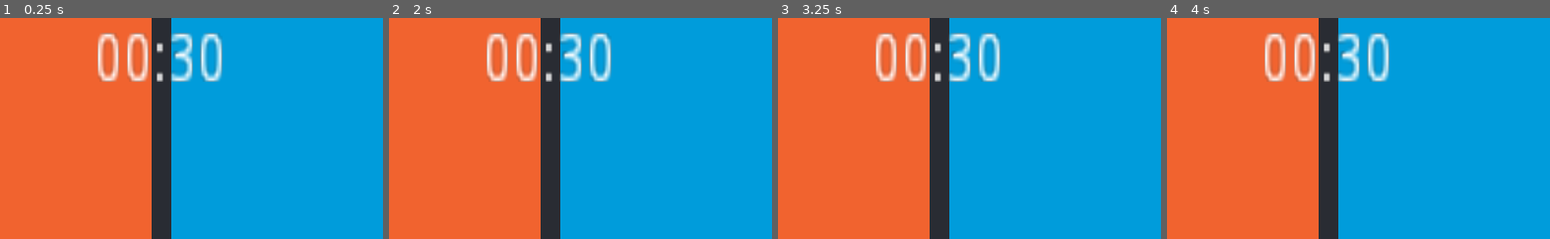
Above: before the commit, frames 1-4 (left to right).
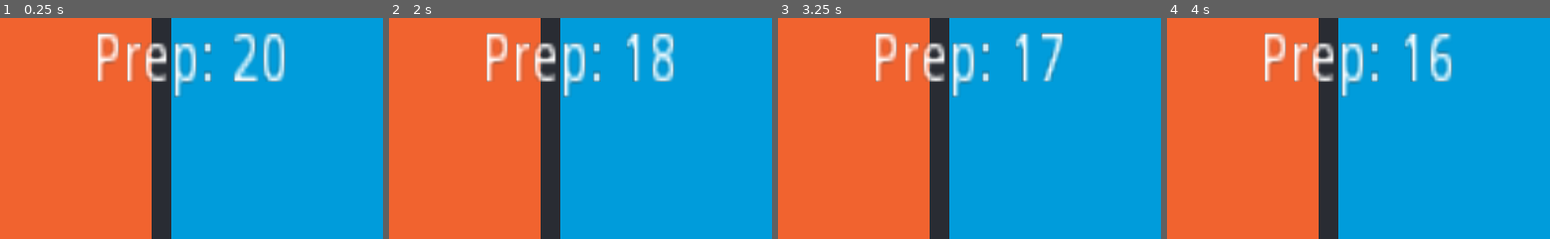
Above: after the commit, the same moments.

Repository: bitten-sweet-studio/paper-duel
Game: Godot game, scene res://arenas/arena_full.tscn
The game is run twice, just before and just after one commit, with the same random seed, the same clock (stepped at 60 frames per second) and the same inputs. The engine's default icon, where the game draws it, is replaced by a stand-in: a white triangle on a blue panel in a dark square.
Inputs:
- Up to frame 1 (0.25 s): no input
- Up to frame 2 (2 s): tap Enter at 0.5 s; tap Space at 1.25 s
- Up to frame 3 (3.25 s): tap Enter at 2.75 s
- Up to frame 4 (4 s): tap Space at 3.5 s
The pictures show only the part of the screen within x 28-78%, y 0-50%; the shares and areas given below are measured in that part.

The runs differ from the first frame. In frame 1, 6.3% of the frame differs, in the area x 25-75%, y 6-36%; in frame 2, 6.1%; in frame 3, 5.6%; in frame 4, 5.9%.
Error before the commit: Attempt to call function 'start' in base 'null instance' on a null instance. (res://scripts/periods/prep_time.gd:11)

Commit message:
feat: basic match state machine

Diff:
--- a/game/arenas/arena_full.tscn
+++ b/game/arenas/arena_full.tscn
@@ -8,30 +8,35 @@
 [ext_resource path="res://scripts/arena_full.gd" type="Script" id=6]
 [ext_resource path="res://player/right_player_input_definition.tres" type="Resource" id=7]
 [ext_resource path="res://player/left_player_input_definition.tres" type="Resource" id=8]
-[ext_resource path="res://scripts/periods/period_manager.gd" type="Script" id=10]
-[ext_resource path="res://scripts/periods/fight_time.gd" type="Script" id=11]
-[ext_resource path="res://scripts/periods/prep_time.gd" type="Script" id=13]
+[ext_resource path="res://scripts/match/match_state_machine.gd" type="Script" id=10]
+[ext_resource path="res://scripts/match/match_fighting_state.gd" type="Script" id=11]
+[ext_resource path="res://scripts/match/match_prep_state.gd" type="Script" id=13]
 
 [node name="arena_full" type="Node2D"]
 script = ExtResource( 6 )
-card_timer_path = NodePath("period_manager/prep_time/prep_timer")
+card_timer_path = NodePath("match/prep_state/prep_timer")
 weapon_attachment_timer_path = NodePath("")
 player_scene = ExtResource( 5 )
 
-[node name="period_manager" type="Node" parent="."]
+[node name="match" type="Node" parent="."]
 script = ExtResource( 10 )
 
-[node name="prep_time" type="Node" parent="period_manager"]
+[node name="prep_state" type="Node" parent="match"]
 script = ExtResource( 13 )
+label_path = NodePath("../../time_label")
+timer_path = NodePath("prep_timer")
 
-[node name="prep_timer" type="Timer" parent="period_manager/prep_time"]
-wait_time = 3.0
+[node name="prep_timer" type="Timer" parent="match/prep_state"]
+wait_time = 20.0
 one_shot = true
 
-[node name="fight_time" type="Node" parent="period_manager"]
+[node name="fighting_state" type="Node" parent="match"]
 script = ExtResource( 11 )
+label_path = NodePath("../../time_label")
+timer_path = NodePath("fighting_timer")
 
-[node name="fight_timer" type="Timer" parent="period_manager/fight_time"]
+[node name="fighting_timer" type="Timer" parent="match/fighting_state"]
+wait_time = 60.0
 one_shot = true
 
 [node name="Camera2D" type="Camera2D" parent="."]
@@ -91,5 +96,5 @@
 rect_scale = Vector2( 8.99015, 12.0935 )
 text = "00:30"
 
-[connection signal="timeout" from="period_manager/prep_time/prep_timer" to="period_manager/prep_time" method="_on_prep_timer_timeout"]
-[connection signal="timeout" from="period_manager/fight_time/fight_timer" to="period_manager/fight_time" method="_on_fight_timer_timeout"]
+[connection signal="timeout" from="match/prep_state/prep_timer" to="match/prep_state" method="_on_prep_timer_timeout"]
+[connection signal="timeout" from="match/fighting_state/fighting_timer" to="match/fighting_state" method="_on_fight_timer_timeout"]
--- /dev/null
+++ b/game/match/match_timer.tres
@@ -0,0 +1,7 @@
+[gd_resource type="Resource" load_steps=2 format=2]
+
+[ext_resource path="res://scripts/util/string_res.gd" type="Script" id=1]
+
+[resource]
+script = ExtResource( 1 )
+value = ""
--- a/game/player/player.tscn
+++ b/game/player/player.tscn
@@ -3,10 +3,10 @@
 [ext_resource path="res://scripts/player/player.gd" type="Script" id=1]
 [ext_resource path="res://util/textures/icon.png" type="Texture" id=2]
 [ext_resource path="res://scripts/player/player_movement.gd" type="Script" id=3]
-[ext_resource path="res://scripts/periods/weapon_attachment_state.gd" type="Script" id=4]
-[ext_resource path="res://scripts/periods/card_selection_state.gd" type="Script" id=5]
-[ext_resource path="res://scripts/player/fighting_state.gd" type="Script" id=6]
-[ext_resource path="res://scripts/player/player_state_machine.gd" type="Script" id=7]
+[ext_resource path="res://scripts/player/state_machine/player_weapon_attachment_state.gd" type="Script" id=4]
+[ext_resource path="res://scripts/player/state_machine/player_card_selection_state.gd" type="Script" id=5]
+[ext_resource path="res://scripts/player/state_machine/player_fighting_state.gd" type="Script" id=6]
+[ext_resource path="res://scripts/player/state_machine/player_state_machine.gd" type="Script" id=7]
 
 [sub_resource type="RectangleShape2D" id=2]
 extents = Vector2( 32, 32 )
--- a/game/player/right_player_input_definition.tres
+++ b/game/player/right_player_input_definition.tres
@@ -4,9 +4,9 @@
 
 [resource]
 script = ExtResource( 1 )
-left_input = "arrow_left"
-right_input = "arrow_right"
-up_input = "arrow_up"
-down_input = "arrow_down"
-interact = "arrow_interact"
-cancel = "arrow_cancel"
+left_input = "arrows_left"
+right_input = "arrows_right"
+up_input = "arrows_up"
+down_input = "arrows_down"
+interact = "arrows_interact"
+cancel = "arrows_cancel"
--- a/game/project.godot
+++ b/game/project.godot
@@ -9,6 +9,26 @@
 config_version=4
 
 _global_script_classes=[ {
+"base": "Node",
+"class": "Bullet",
+"language": "GDScript",
+"path": "res://scripts/weapon_system/bullet.gd"
+}, {
+"base": "Resource",
+"class": "BulletDefinition",
+"language": "GDScript",
+"path": "res://scripts/weapon_system/bullet_definition.gd"
+}, {
+"base": "Node",
+"class": "BulletTrait",
+"language": "GDScript",
+"path": "res://scripts/weapon_system/bullet_trait.gd"
+}, {
+"base": "Node",
+"class": "MatchStateMachine",
+"language": "GDScript",
+"path": "res://scripts/match/match_state_machine.gd"
+}, {
 "base": "Resource",
 "class": "MovementInputDefinition",
 "language": "GDScript",
@@ -23,11 +43,57 @@
 "class": "PlayerMovement",
 "language": "GDScript",
 "path": "res://scripts/player/player_movement.gd"
+}, {
+"base": "Node",
+"class": "StateMachine",
+"language": "GDScript",
+"path": "res://scripts/state_machine/state_machine.gd"
+}, {
+"base": "Resource",
+"class": "StringRes",
+"language": "GDScript",
+"path": "res://scripts/util/string_res.gd"
+}, {
+"base": "Node",
+"class": "Weapon",
+"language": "GDScript",
+"path": "res://scripts/weapon_system/weapon.gd"
+}, {
+"base": "Resource",
+"class": "WeaponDefinition",
+"language": "GDScript",
+"path": "res://scripts/weapon_system/weapon_definition.gd"
+}, {
+"base": "Node",
+"class": "WeaponSystem",
+"language": "GDScript",
+"path": "res://scripts/weapon_system/weapon_system.gd"
+}, {
+"base": "Resource",
+"class": "WeaponTrait",
+"language": "GDScript",
+"path": "res://scripts/weapon_system/weapon_trait.gd"
+}, {
+"base": "Node",
+"class": "WeaponUser",
+"language": "GDScript",
+"path": "res://scripts/weapon_system/weapon_user.gd"
 } ]
 _global_script_class_icons={
+"Bullet": "",
+"BulletDefinition": "",
+"BulletTrait": "",
+"MatchStateMachine": "",
 "MovementInputDefinition": "",
 "Player": "",
-"PlayerMovement": ""
+"PlayerMovement": "",
+"StateMachine": "",
+"StringRes": "",
+"Weapon": "",
+"WeaponDefinition": "",
+"WeaponSystem": "",
+"WeaponTrait": "",
+"WeaponUser": ""
 }
 
 [application]
@@ -41,6 +107,7 @@
 
 window/size/width=1920
 window/size/height=1080
+window/size/resizable=false
 window/stretch/mode="2d"
 
 [gui]
@@ -69,31 +136,6 @@
 "events": [ Object(InputEventKey,"resource_local_to_scene":false,"resource_name":"","device":0,"alt":false,"shift":false,"control":false,"meta":false,"command":false,"pressed":false,"scancode":68,"physical_scancode":0,"unicode":0,"echo":false,"script":null)
  ]
 }
-interact={
-"deadzone": 0.5,
-"events": [ Object(InputEventKey,"resource_local_to_scene":false,"resource_name":"","device":0,"alt":false,"shift":false,"control":false,"meta":false,"command":false,"pressed":false,"scancode":69,"physical_scancode":0,"unicode":0,"echo":false,"script":null)
- ]
-}
-arrow_left={
-"deadzone": 0.5,
-"events": [ Object(InputEventKey,"resource_local_to_scene":false,"resource_name":"","device":0,"alt":false,"shift":false,"control":false,"meta":false,"command":false,"pressed":false,"scancode":16777231,"physical_scancode":0,"unicode":0,"echo":false,"script":null)
- ]
-}
-arrow_right={
-"deadzone": 0.5,
-"events": [ Object(InputEventKey,"resource_local_to_scene":false,"resource_name":"","device":0,"alt":false,"shift":false,"control":false,"meta":false,"command":false,"pressed":false,"scancode":16777233,"physical_scancode":0,"unicode":0,"echo":false,"script":null)
- ]
-}
-arrow_up={
-"deadzone": 0.5,
-"events": [ Object(InputEventKey,"resource_local_to_scene":false,"resource_name":"","device":0,"alt":false,"shift":false,"control":false,"meta":false,"command":false,"pressed":false,"scancode":16777232,"physical_scancode":0,"unicode":0,"echo":false,"script":null)
- ]
-}
-arrow_down={
-"deadzone": 0.5,
-"events": [ Object(InputEventKey,"resource_local_to_scene":false,"resource_name":"","device":0,"alt":false,"shift":false,"control":false,"meta":false,"command":false,"pressed":false,"scancode":16777234,"physical_scancode":0,"unicode":0,"echo":false,"script":null)
- ]
-}
 wasd_interact={
 "deadzone": 0.5,
 "events": [ Object(InputEventKey,"resource_local_to_scene":false,"resource_name":"","device":0,"alt":false,"shift":false,"control":false,"meta":false,"command":false,"pressed":false,"scancode":69,"physical_scancode":0,"unicode":0,"echo":false,"script":null)
@@ -104,14 +146,34 @@
 "events": [ Object(InputEventKey,"resource_local_to_scene":false,"resource_name":"","device":0,"alt":false,"shift":false,"control":false,"meta":false,"command":false,"pressed":false,"scancode":81,"physical_scancode":0,"unicode":0,"echo":false,"script":null)
  ]
 }
-arrow_interact={
+arrows_left={
 "deadzone": 0.5,
-"events": [ Object(InputEventKey,"resource_local_to_scene":false,"resource_name":"","device":0,"alt":false,"shift":false,"control":false,"meta":false,"command":false,"pressed":false,"scancode":16777351,"physical_scancode":0,"unicode":0,"echo":false,"script":null)
+"events": [ Object(InputEventKey,"resource_local_to_scene":false,"resource_name":"","device":0,"alt":false,"shift":false,"control":false,"meta":false,"command":false,"pressed":false,"scancode":16777231,"physical_scancode":0,"unicode":0,"echo":false,"script":null)
  ]
 }
-arrow_cancel={
+arrows_right={
 "deadzone": 0.5,
-"events": [ Object(InputEventKey,"resource_local_to_scene":false,"resource_name":"","device":0,"alt":false,"shift":false,"control":false,"meta":false,"command":false,"pressed":false,"scancode":16777352,"physical_scancode":0,"unicode":0,"echo":false,"script":null)
+"events": [ Object(InputEventKey,"resource_local_to_scene":false,"resource_name":"","device":0,"alt":false,"shift":false,"control":false,"meta":false,"command":false,"pressed":false,"scancode":16777233,"physical_scancode":0,"unicode":0,"echo":false,"script":null)
+ ]
+}
+arrows_up={
+"deadzone": 0.5,
+"events": [ Object(InputEventKey,"resource_local_to_scene":false,"resource_name":"","device":0,"alt":false,"shift":false,"control":false,"meta":false,"command":false,"pressed":false,"scancode":16777232,"physical_scancode":0,"unicode":0,"echo":false,"script":null)
+ ]
+}
+arrows_down={
+"deadzone": 0.5,
+"events": [ Object(InputEventKey,"resource_local_to_scene":false,"resource_name":"","device":0,"alt":false,"shift":false,"control":false,"meta":false,"command":false,"pressed":false,"scancode":16777234,"physical_scancode":0,"unicode":0,"echo":false,"script":null)
+ ]
+}
+arrows_interact={
+"deadzone": 0.5,
+"events": [ Object(InputEventKey,"resource_local_to_scene":false,"resource_name":"","device":0,"alt":false,"shift":false,"control":false,"meta":false,"command":false,"pressed":false,"scancode":78,"physical_scancode":0,"unicode":0,"echo":false,"script":null)
+ ]
+}
+arrows_cancel={
+"deadzone": 0.5,
+"events": [ Object(InputEventKey,"resource_local_to_scene":false,"resource_name":"","device":0,"alt":false,"shift":false,"control":false,"meta":false,"command":false,"pressed":false,"scancode":77,"physical_scancode":0,"unicode":0,"echo":false,"script":null)
  ]
 }
 
--- a/game/scripts/arena_full.gd
+++ b/game/scripts/arena_full.gd
@@ -13,13 +13,10 @@
 
 onready var players_spawn_position = get_node(players_spawn_position_path)
 onready var players = get_node(players_path)
-onready var period_manager = get_node("period_manager")
-onready var prep_time = period_manager.get_node("prep_time")
 
 func _ready():
-	reset_players_position()
-	prep_time.start()
+    reset_players_position()
 
 func reset_players_position():
-	for i in players.get_child_count():
-		players.get_child(i).global_position = players_spawn_position.get_child(i).global_position
+    for i in players.get_child_count():
+        players.get_child(i).global_position = players_spawn_position.get_child(i).global_position
--- /dev/null
+++ b/game/scripts/match/match_fighting_state.gd
@@ -0,0 +1,28 @@
+extends Node
+
+export var label_path: NodePath
+export var timer_path: NodePath
+
+onready var label: Label = get_node(label_path)
+onready var timer: Timer = get_node(timer_path)
+
+var _state_machine: MatchStateMachine
+
+
+func enter(p_state_machine):
+	_state_machine = p_state_machine
+	timer.start()
+	print("The fight has begun!")
+
+
+func update(_delta: float):
+	label.text = "Fight: " + str(ceil(timer.time_left))
+
+
+func _on_fight_timer_timeout():
+	_state_machine.change_state(MatchStateMachine.State.PREP)
+	print("Fight time has ended.")
+
+
+func exit():
+	pass
--- /dev/null
+++ b/game/scripts/match/match_prep_state.gd
@@ -0,0 +1,28 @@
+extends Node
+
+export var label_path: NodePath
+export var timer_path: NodePath
+
+onready var label: Label = get_node(label_path)
+onready var timer: Timer = get_node(timer_path)
+
+var _state_machine: MatchStateMachine
+
+
+func enter(p_state_machine):
+	_state_machine = p_state_machine
+	timer.start()
+	print("Prep time has begun")
+
+
+func update(_delta: float):
+	label.text = "Prep: " + str(ceil(timer.time_left))
+
+
+func _on_prep_timer_timeout():
+	_state_machine.change_state(MatchStateMachine.State.FIGHTING)
+	print("Prep time has ended")
+
+
+func exit():
+	pass
--- /dev/null
+++ b/game/scripts/match/match_state_machine.gd
@@ -0,0 +1,30 @@
+extends Node
+class_name MatchStateMachine
+
+enum State { PREP, FIGHTING }
+
+export var prep_state_path: NodePath = "prep_state"
+export var fighting_state_path: NodePath = "fighting_state"
+
+onready var prep_state = get_node("prep_state")
+onready var fighting_state = get_node("fighting_state")
+onready var states := {
+    State.PREP: prep_state,
+    State.FIGHTING: fighting_state,
+}
+
+var current_state: int = State.PREP
+var state_machine: StateMachine
+
+
+func _ready():
+    state_machine = StateMachine.new()
+    state_machine.setup(self, State.PREP, states)
+
+
+func _process(delta: float):
+    state_machine.update(delta)
+
+
+func change_state(new_state_key: int):
+    state_machine.change_state(new_state_key)
--- a/game/scripts/periods/fight_time.gd
+++ /dev/null
@@ -1,11 +0,0 @@
-extends Node
-
-onready var arena_full = get_tree().root.get_child(0)
-onready var period_manager = arena_full.get_node("period_manager")
-
-func start():
-	$fight_timer.start()
-	print("The fight has begun!")
-
-func _on_fight_timer_timeout():
-	print("Fight time has ended.")
--- a/game/scripts/periods/period_manager.gd
+++ /dev/null
@@ -1,9 +0,0 @@
-extends Node
-
-enum State {
-	CARD_SELECTION,
-	WEAPON_ATTACHMENT,
-	FIGHT
-}
-
-var current_state: int
--- a/game/scripts/periods/prep_time.gd
+++ /dev/null
@@ -1,19 +0,0 @@
-extends Node
-
-onready var fight_time = get_parent().get_node("fight_time")
-onready var arena_full = get_tree().root.get_child(0)
-onready var period_manager = arena_full.get_node("period_manager")
-onready var prep_timer = get_node("prep_timer")
-
-func start():
-	prep_timer.start()
-	print("Prep time has begun")
-	$card_selection_state.start()
-
-
-func _on_prep_timer_timeout():
-	print("Prep time has ended")
-	start_fight_time()
-
-func start_fight_time():
-		fight_time.start()
--- a/game/scripts/player/player_state_machine.gd
+++ /dev/null
@@ -1,18 +0,0 @@
-extends Node
-
-enum PlayerState {
-	CARD_SELECTION,
-	WEAPON_ATTACHMENT,
-	FIGHTING
-}
-
-var states: Dictionary = {
-	PlayerState.CARD_SELECTION : $card_selection_state,
-	PlayerState.WEAPON_ATTACHMENT : $card_selection_state,
-	PlayerState.FIGHTING : $fighting_state
-}
-
-var current_state: int = PlayerState.CARD_SELECTION
-
-func _process(delta):
-	pass
--- a/game/scripts/periods/card_selection_state.gd
+++ b/game/scripts/player/state_machine/player_card_selection_state.gd
@@ -1,7 +1,5 @@
 extends Node
 
-onready var arena_full = get_tree().root.get_child(0)
-onready var period_manager = arena_full.get_node("period_manager")
 export var input_definition : Resource
 
 func start():
--- /dev/null
+++ b/game/scripts/player/state_machine/player_state_machine.gd
@@ -0,0 +1,18 @@
+extends Node
+
+enum PlayerState {
+	CARD_SELECTION,
+	WEAPON_ATTACHMENT,
+	FIGHTING
+}
+
+#var states: Dictionary = {
+#	PlayerState.CARD_SELECTION : $card_selection_state,
+#	PlayerState.WEAPON_ATTACHMENT : $card_selection_state,
+#	PlayerState.FIGHTING : $fighting_state
+#}
+
+var current_state: int = PlayerState.CARD_SELECTION
+
+#func _process(delta):
+#	pass
--- /dev/null
+++ b/game/scripts/player/state_machine/player_weapon_attachment_state.gd
@@ -0,0 +1 @@
+extends Node
--- /dev/null
+++ b/game/scripts/state_machine/state_machine.gd
@@ -0,0 +1,23 @@
+extends Node
+class_name StateMachine
+
+var _current_state_key: int = -1
+var _states: Dictionary
+var _owner
+
+func setup(owner, initial_state_key: int, states: Dictionary):
+    _owner = owner
+    _states = states
+    change_state(initial_state_key)
+
+
+func update(delta: float):
+    _states[_current_state_key].update(delta)
+
+
+func change_state(new_state_key: int):
+    if _current_state_key != -1:
+        _states[_current_state_key].exit()
+
+    _current_state_key = new_state_key
+    _states[_current_state_key].enter(_owner)
--- /dev/null
+++ b/game/scripts/util/label_string_binder.gd
@@ -0,0 +1,10 @@
+extends Node
+
+export var string_res: Resource
+export var label_path: NodePath = "."
+
+onready var label = get_node(label_path)
+
+func _ready():
+    string_res.subscribe()
+    pass
--- a/game/scripts/periods/weapon_attachment_state.gd
+++ b/game/scripts/util/range_util.gd
@@ -1,7 +1,6 @@
 extends Node
 
-onready var arena_full = get_tree().root.get_child(0)
-onready var period_manager = arena_full.get_node("period_manager")
+
 # Declare member variables here. Examples:
 # var a = 2
 # var b = "text"
@@ -9,9 +8,9 @@
 
 # Called when the node enters the scene tree for the first time.
 func _ready():
-	pass # Replace with function body.
+    pass # Replace with function body.
 
 
 # Called every frame. 'delta' is the elapsed time since the previous frame.
 #func _process(delta):
-#	pass
+#    pass
--- /dev/null
+++ b/game/scripts/util/string_res.gd
@@ -0,0 +1,22 @@
+extends Resource
+class_name StringRes
+
+export var value: String
+
+var listeners:= []
+
+func subscribe(listener: FuncRef):
+    listeners.append(listener)
+
+func unsubscribe(listener: FuncRef):
+    var listener_index = listeners.find(listener)
+
+    if listener_index == -1:
+        return
+
+    listeners.remove(listener_index)
+
+func set_value(new_value: String):
+    value = new_value
+    for listener in listeners:
+        listener.call_func()
Renamed: game/scripts/player/fighting_state.gd -> game/scripts/player/state_machine/player_fighting_state.gd
